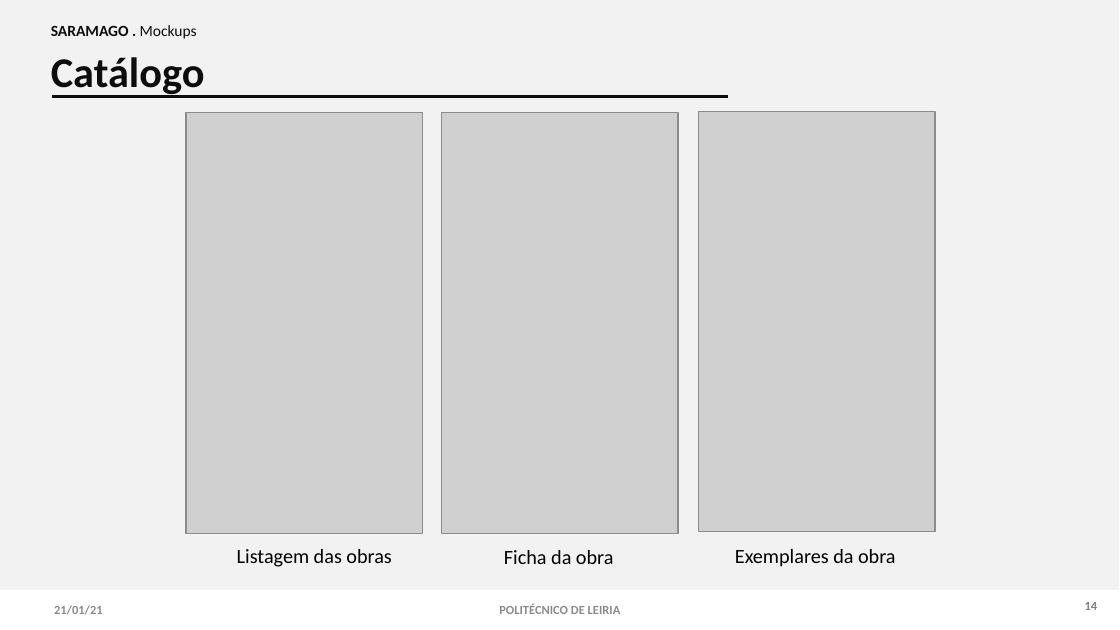
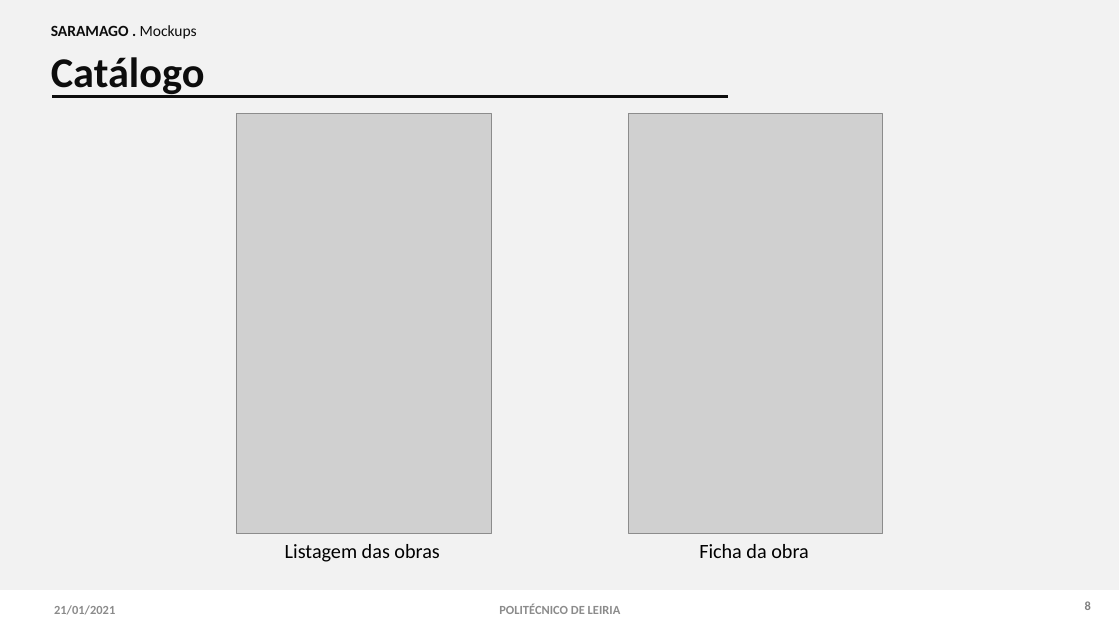
Before and after one commit to 2180622/IPL_PSI_ProjetoFinal_SARAMAGO, a slide deck: slide 8 of Documentacao/Android/IPL_AMSI_Relatorio.pptx (slide 7 before the commit). Drawn at 1120x630 pixels with LibreOffice and Linux fonts; fonts in the diff are those of the drawing; grey boxes stand for pictures. Boxes give left, top, right and bottom in pixels: in the first picture for what was removed or moved away, otherwise in the second. Text is boxed around its words. In the diff, an @@ line names an element or a change of style, - is before the commit and + after.

```diff
--- a/Documentacao/Android/IPL_AMSI_Relatorio.pptx
+++ b/Documentacao/Android/IPL_AMSI_Relatorio.pptx
@@ picture: place and size @@
-picture at bbox=[186, 113, 422, 533]
+picture at bbox=[236, 113, 492, 533]
@@ picture removed at bbox=[442, 113, 679, 533] @@
@@ picture: place and size @@
-picture at bbox=[699, 111, 935, 531]
+picture at bbox=[628, 113, 883, 533]
@@ text "Listagem das obras": place and size @@
-text "Listagem das obras" at bbox=[237, 549, 391, 567]
+text "Listagem das obras" at bbox=[285, 544, 439, 562]
@@ text "Ficha da obra": place and size @@
-text "Ficha da obra" at bbox=[504, 550, 614, 564]
+text "Ficha da obra" at bbox=[699, 544, 809, 558]
@@ text removed at bbox=[735, 549, 896, 567] @@
-Exemplares da obra
@@ text at bbox=[54, 605, 115, 614]: text changed @@
-21/01/21
+21/01/2021
@@ text at bbox=[1085, 601, 1091, 610]: text changed @@
-14
+8
```
Also in this commit, not shown: 9 other slides changed, 2 slides added, 3 other files.
